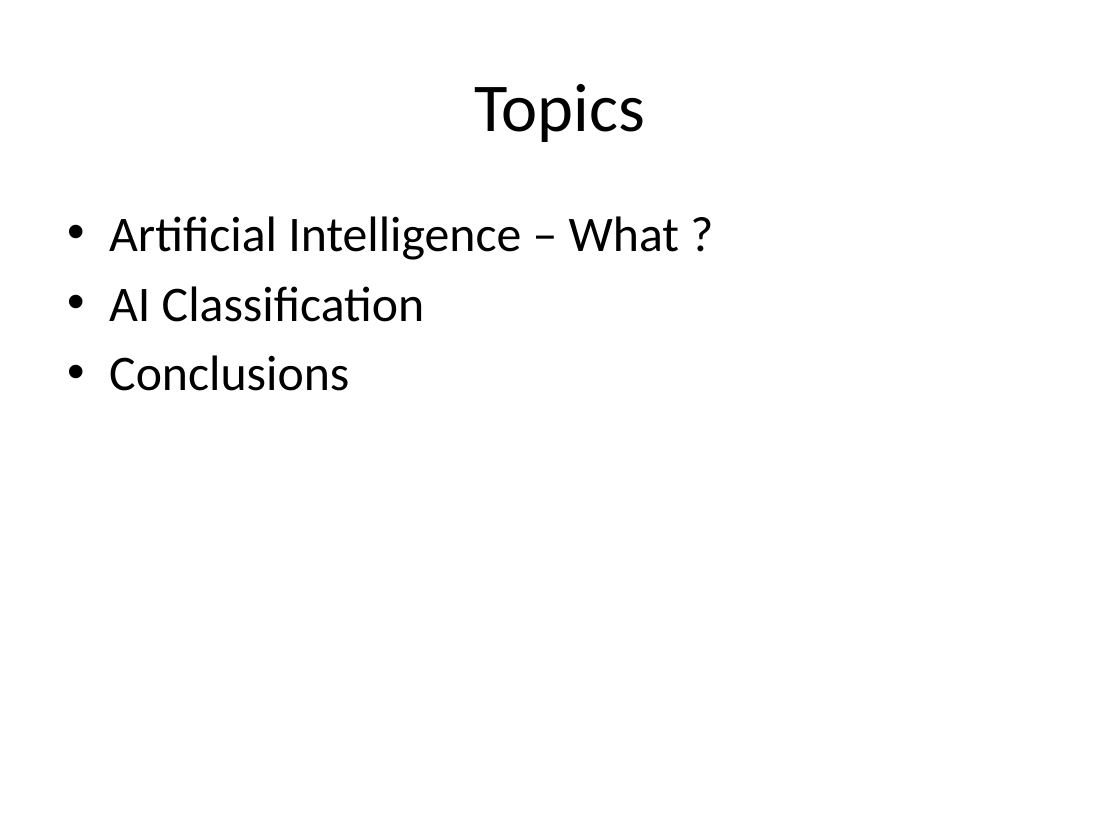
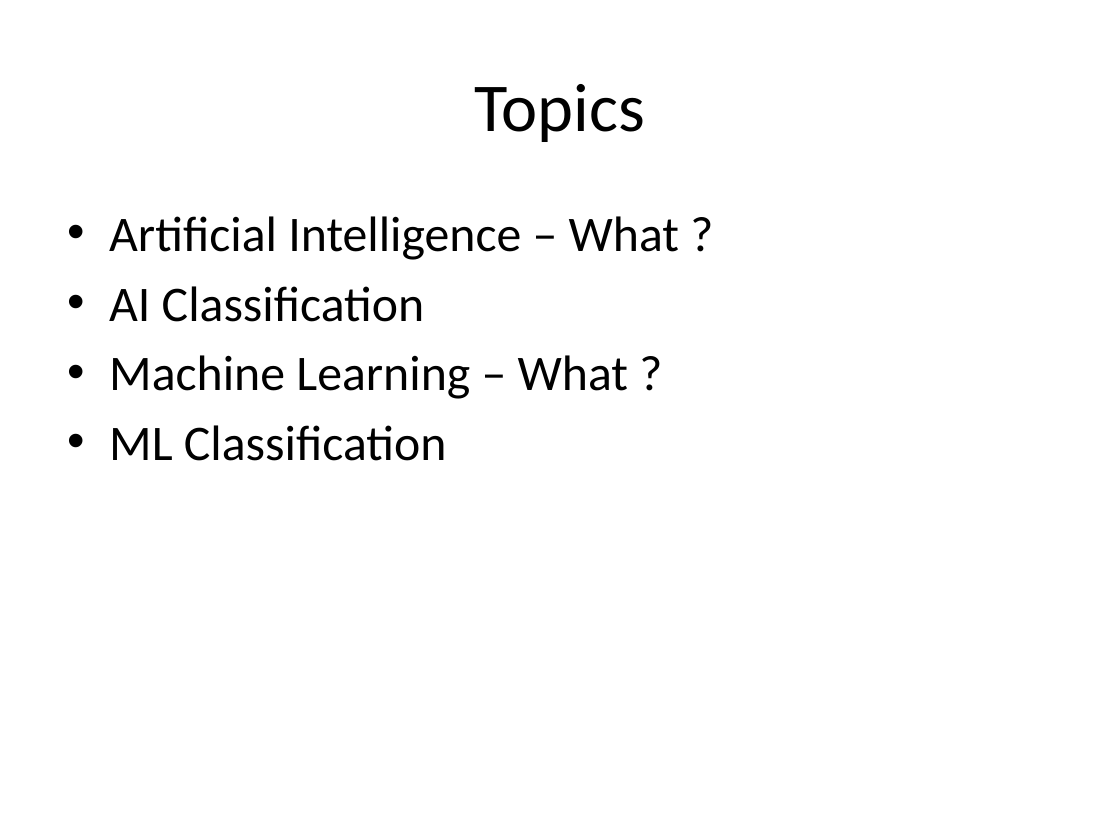
Before and after one commit to look4pritam/ArtificialIntelligence, a slide deck: slide 2 of presentations/AI/ArtificialIntelligence.pptx. Drawn at 1120x840 pixels with LibreOffice and Linux fonts; fonts in the diff are those of the drawing. Boxes give left, top, right and bottom in pixels: in the first picture for what was removed or moved away, otherwise in the second. Text is boxed around its words. In the diff, an @@ line names an element or a change of style, - is before the commit and + after.

```diff
--- a/presentations/AI/ArtificialIntelligence.pptx
+++ b/presentations/AI/ArtificialIntelligence.pptx
@@ text at (109, 355, 628, 461): text changed @@
-• Conclusions
+• Machine Learning – What ?
+• ML Classification
```
Also in this commit, not shown: 1 other slide changed, 15 slides added.
